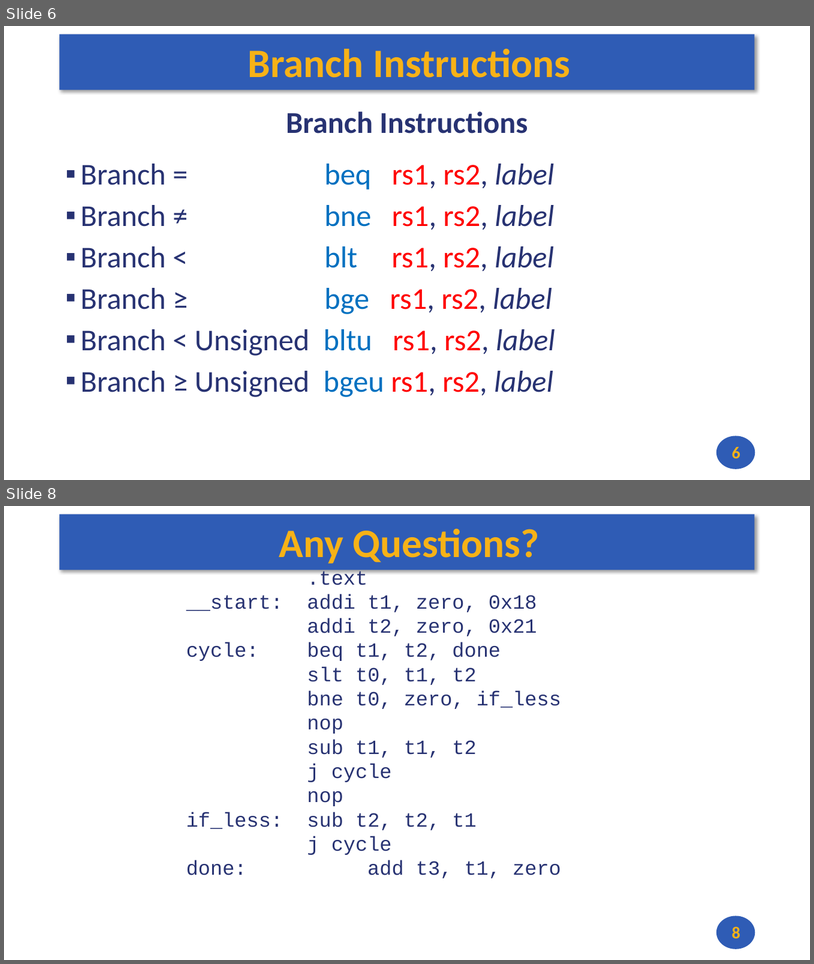
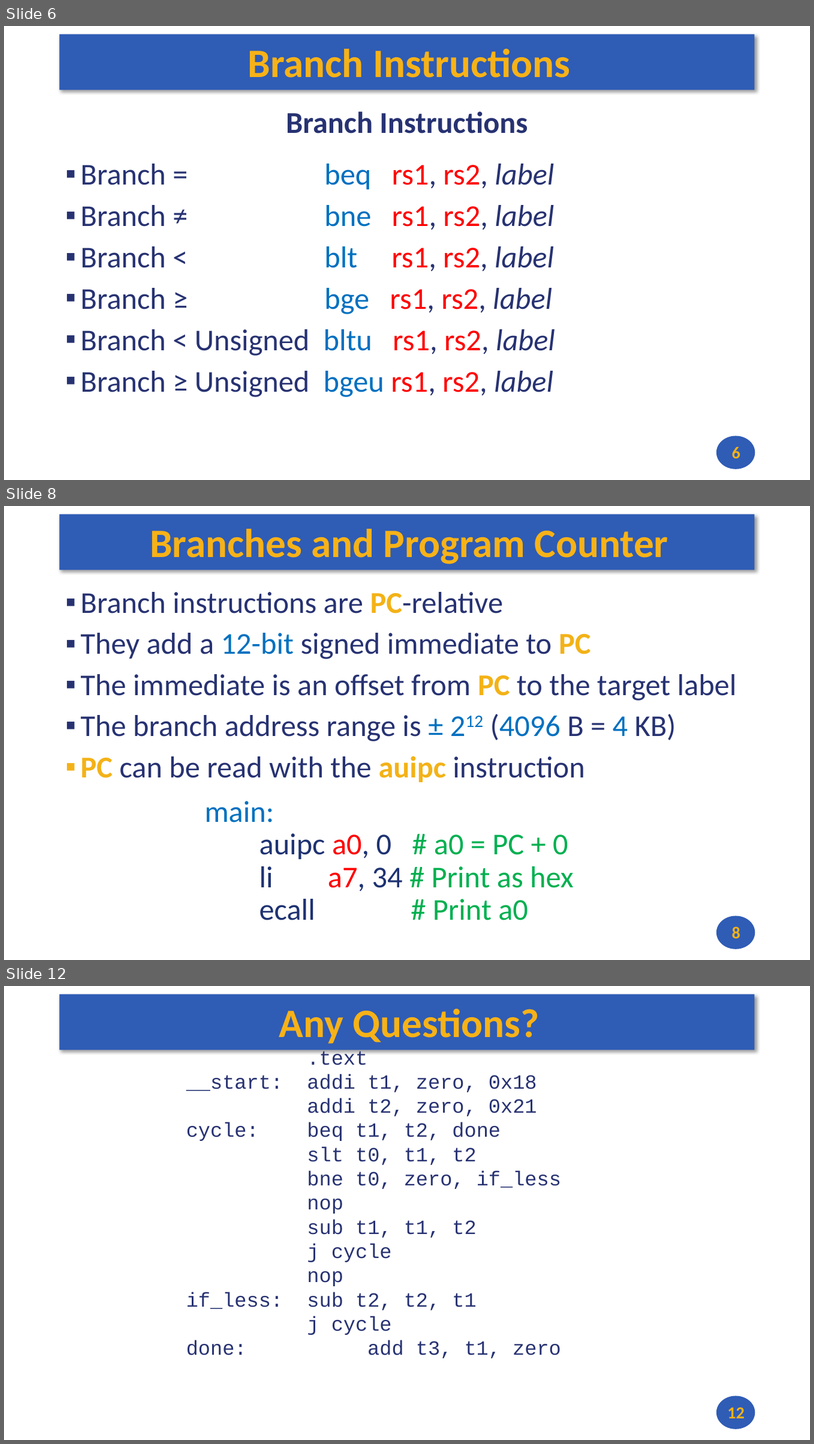
Before and after one commit to andrewt0301/hse-acos-course, a slide deck: docs/part1ca/05_MacrosBranchesArrays/CA_Lecture_05.pptx. Shown one above the other, each under a label of ours: slides 6 and 8 before the commit, slides 6, 8 and 12 after it; the slides between them are not shown. The pictures are 814x964 and 814x1444 pixels, drawn with LibreOffice and Linux fonts; fonts in the diff are those of the drawing. Boxes give left, top, right and bottom in pixels: in the first picture for what was removed or moved away, otherwise in the second. Text is boxed around its words. In the diff, an @@ line names an element or a change of style, - is before the commit and + after.

```diff
--- a/docs/part1ca/05_MacrosBranchesArrays/CA_Lecture_05.pptx
+++ b/docs/part1ca/05_MacrosBranchesArrays/CA_Lecture_05.pptx
@@ slide 8 added at [4, 506, 810, 960], background #FFFFFF; not listed: 2 template elements that a slide beside it also shows @@
@@ title added at [150, 529, 669, 564], 48 pt, text #F7B217, bold @@
+Branches and Program Counter
@@ text added at [81, 592, 737, 782], 36 pt, text #273272 @@
+▪ Branch instructions are PC-relative
+▪ They add a 12-bit signed immediate to PC
+▪ The immediate is an offset from PC to the target label
+▪ The branch address range is ± 212 (4096 B = 4 KB)
+▪ PC can be read with the auipc instruction
@@ text added at [205, 801, 574, 920], 36 pt, text #00B050 @@
+main:
+auipc a0, 0 # a0 = PC + 0
+li a7, 34 # Print as hex
+ecall # Print a0
@@ page number added at [732, 926, 741, 938], 20 pt, text #F7B217, bold @@
+8
@@ what was slide 8 is now slide 12 @@
@@ page number at [728, 1407, 744, 1418]: text changed @@
-8
+12
```
Also in this commit, not shown: 1 slide changed, 3 other slides added, 1 other file.
